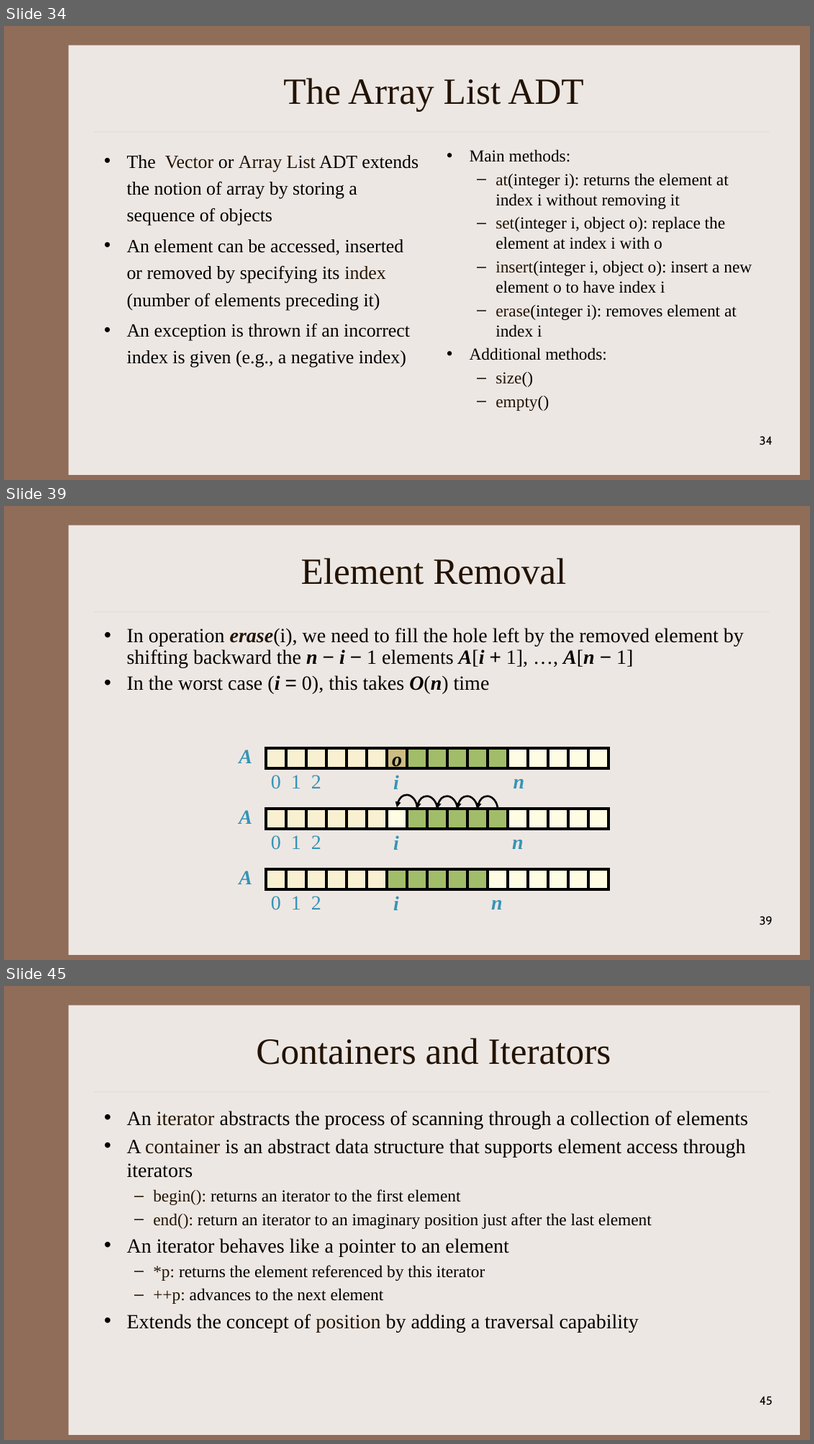
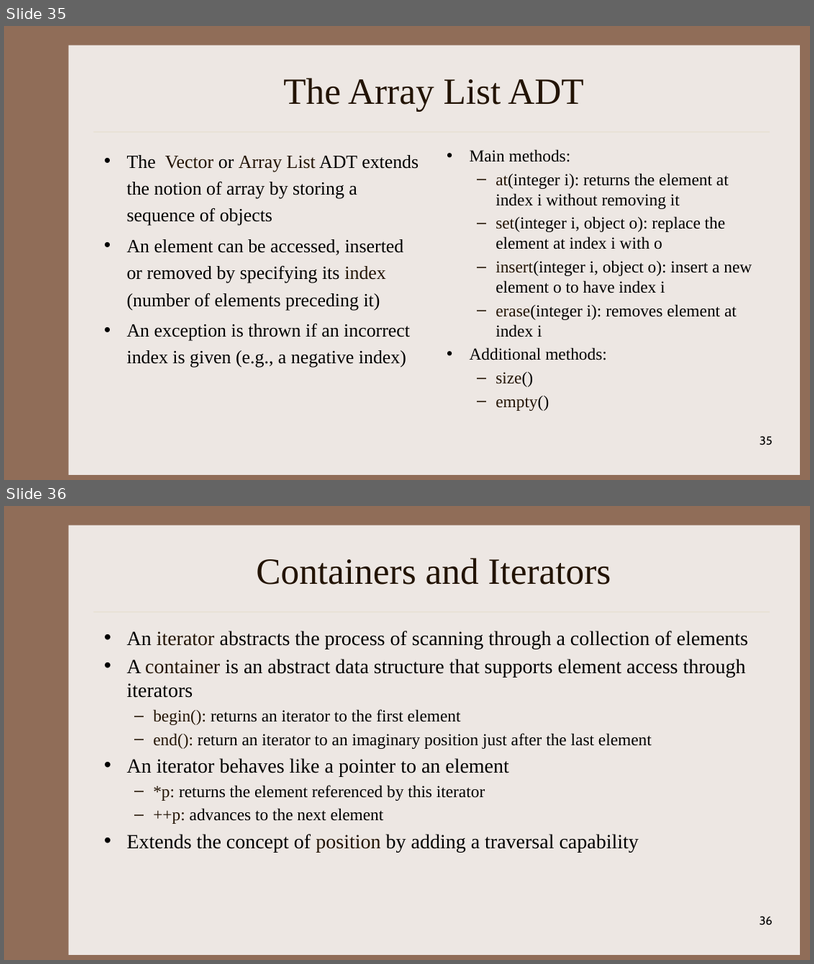
Before and after one commit to kapsitis/rbs-datastructures, a slide deck: slides/DS_Week04_02_StacksAndQueues.pptx. Shown one above the other, each under a label of ours: slides 34, 39 and 45 before the commit, slides 35 and 36 after it; the slides between them are not shown. The pictures are 814x1444 and 814x964 pixels, drawn with LibreOffice and Linux fonts; fonts in the diff are those of the drawing. Boxes give left, top, right and bottom in pixels: in the first picture for what was removed or moved away, otherwise in the second. Text is boxed around its words. In the diff, an @@ line names an element or a change of style, - is before the commit and + after.

```diff
--- a/slides/DS_Week04_02_StacksAndQueues.pptx
+++ b/slides/DS_Week04_02_StacksAndQueues.pptx
@@ slide 39 removed at (4,506,810,960), background #906D58; not listed: 2 template elements that a slide beside it also shows @@
@@ title removed at (301,558,566,584) @@
-Element Removal
@@ text removed at (127,628,744,693) @@
-• In operation erase(i), we need to fill the hole left by the removed element by shifting backward the n − i − 1 elements A[i + 1], …, A[n − 1]
-• In the worst case (i = 0), this takes O(n) time
@@ group removed at (239,748,609,789): 17 rectangles, 6 texts @@
-A
-0
-1
-2
-n
-o
-i
@@ group removed at (239,793,609,849): 17 rectangles, 6 texts, 5 curved arrows @@
-A
-0
-1
-2
-n
-i
@@ group removed at (239,869,609,910): 17 rectangles, 6 texts @@
-A
-0
-1
-2
-n
-i
@@ page number removed at (760,916,773,925) @@
-39
@@ what was slide 34 is now slide 35 @@
@@ page number at (760,436,773,445): text changed @@
-34
+35
@@ what was slide 45 is now slide 36 @@
@@ page number at (760,916,773,925): text changed @@
-45
+36
```
Also in this commit, not shown: 4 slides changed, 1 slide added, 9 other slides removed, 17 other files.
